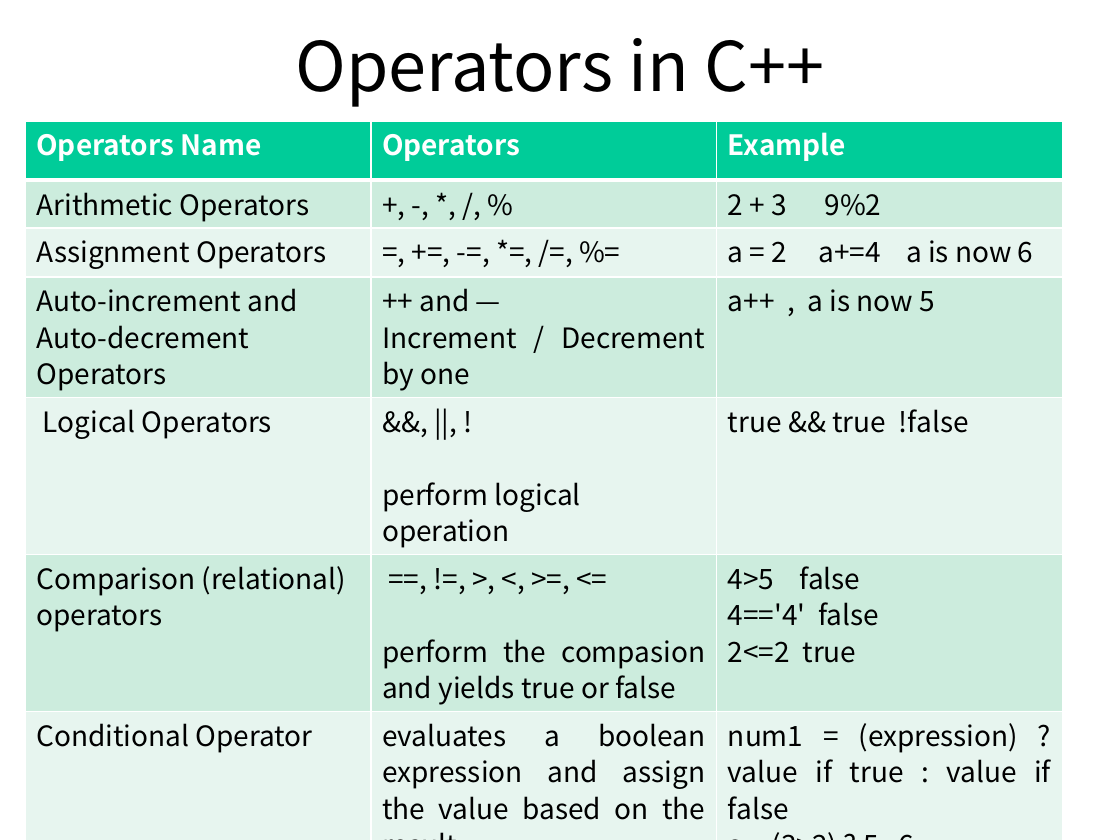
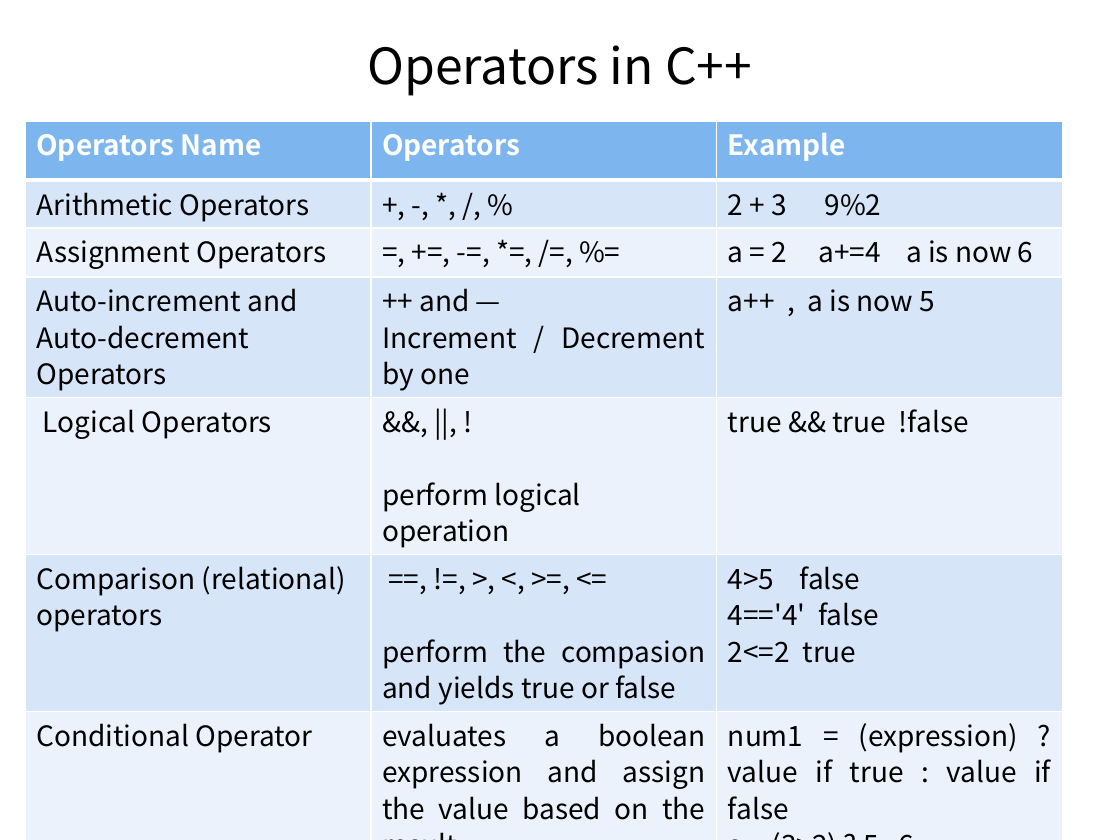
Before and after one commit to pankajfri/Training-Materials, a slide deck: slide 17 of Objected Oriented Programming Concepts Using C++ & Data Structures/Session-1.pptx. Drawn at 1120x840 pixels with LibreOffice and Linux fonts; fonts in the diff are those of the drawing; background and template pictures are left out. Boxes give left, top, right and bottom in pixels: in the first picture for what was removed or moved away, otherwise in the second. Text is boxed around its words. In the diff, an @@ line names an element or a change of style, - is before the commit and + after.

```diff
--- a/Objected Oriented Programming Concepts Using C++ & Data Structures/Session-1.pptx
+++ b/Objected Oriented Programming Concepts Using C++ & Data Structures/Session-1.pptx
@@ title "Operators in C++" at bbox=[367, 45, 752, 96]: size 44 to 32 pt @@
@@ table at bbox=[26, 121, 1064, 824] @@
@@ fill #00CC99 to #7DB6EF in row 1 @@
@@ fill #CCECDE to #D7E5F9 in 9 cells @@
@@ fill #E7F6EF to #ECF3FC in 9 cells @@
```
Also in this commit, not shown: 15 other slides changed, 14 slides added, 3 other files.
